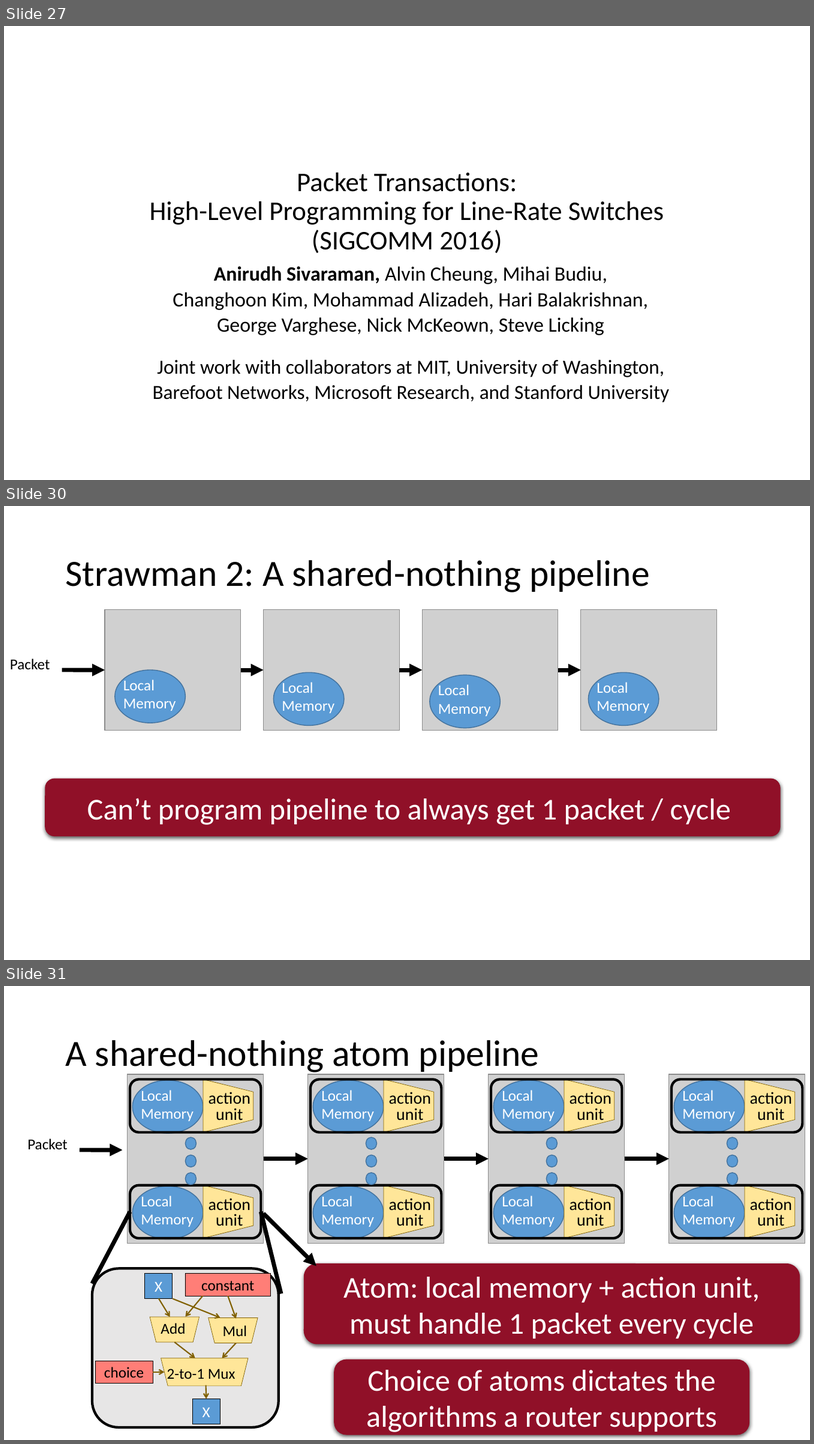
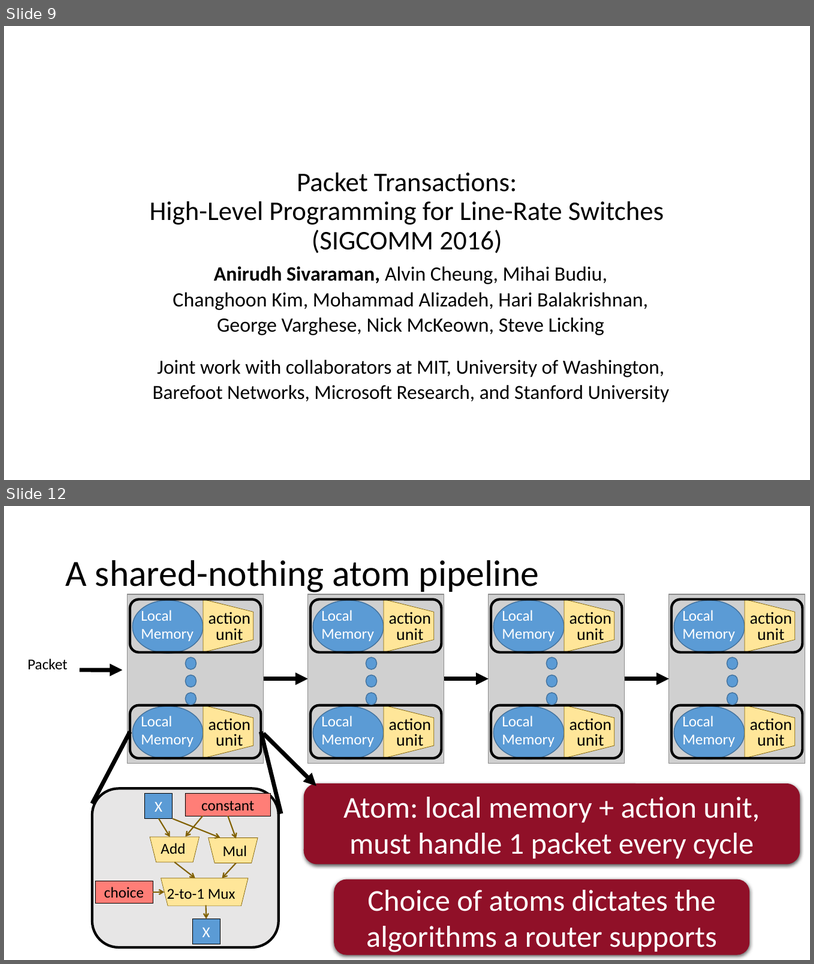
Before and after one commit to anirudhSK/pifo-domino-marple-ppts, a slide deck: combined_domino_pifo.pptx. Shown one above the other, each under a label of ours: slides 27, 30 and 31 before the commit, slides 9 and 12 after it; the slides between them are not shown. The pictures are 814x1444 and 814x964 pixels, drawn with LibreOffice and Linux fonts; fonts in the diff are those of the drawing; grey boxes stand for pictures. Boxes give left, top, right and bottom in pixels: in the first picture for what was removed or moved away, otherwise in the second. Text is boxed around its words. In the diff, an @@ line names an element or a change of style, - is before the commit and + after.

```diff
--- a/combined_domino_pifo.pptx
+++ b/combined_domino_pifo.pptx
@@ slide 30 removed at (x1=4, y1=506, x2=810, y2=960), background #FFFFFF @@
@@ title removed at (x1=65, y1=560, x2=650, y2=592) @@
-Strawman 2: A shared-nothing pipeline
@@ picture removed at (x1=105, y1=609, x2=241, y2=730) @@
@@ picture removed at (x1=264, y1=609, x2=399, y2=730) @@
@@ picture removed at (x1=423, y1=609, x2=559, y2=730) @@
@@ picture removed at (x1=581, y1=609, x2=717, y2=730) @@
@@ text removed at (x1=10, y1=658, x2=50, y2=669) @@
-Packet
@@ arrow removed from (62, 670) to (105, 670) @@
@@ ellipse removed at (x1=115, y1=670, x2=185, y2=723) @@
@@ text removed at (x1=123, y1=678, x2=176, y2=711) @@
-Local
-Memory
@@ arrow removed from (241, 670) to (264, 670) @@
@@ ellipse removed at (x1=274, y1=672, x2=345, y2=726) @@
@@ text removed at (x1=282, y1=681, x2=335, y2=713) @@
-Local
-Memory
@@ arrow removed from (399, 670) to (423, 670) @@
@@ ellipse removed at (x1=430, y1=675, x2=501, y2=728) @@
@@ text removed at (x1=438, y1=683, x2=491, y2=716) @@
-Local
-Memory
@@ arrow removed from (559, 670) to (581, 670) @@
@@ ellipse removed at (x1=589, y1=672, x2=660, y2=726) @@
@@ text removed at (x1=597, y1=681, x2=650, y2=713) @@
-Local
-Memory
@@ rounded rectangle removed at (x1=45, y1=778, x2=782, y2=837) @@
-Can’t program pipeline to always get 1 packet / cycle
@@ what was slide 27 is now slide 9 @@
@@ what was slide 31 is now slide 12 @@
```
Also in this commit, not shown: 7 slides changed, 3 slides added, 1 other slide removed, 1 other file.
